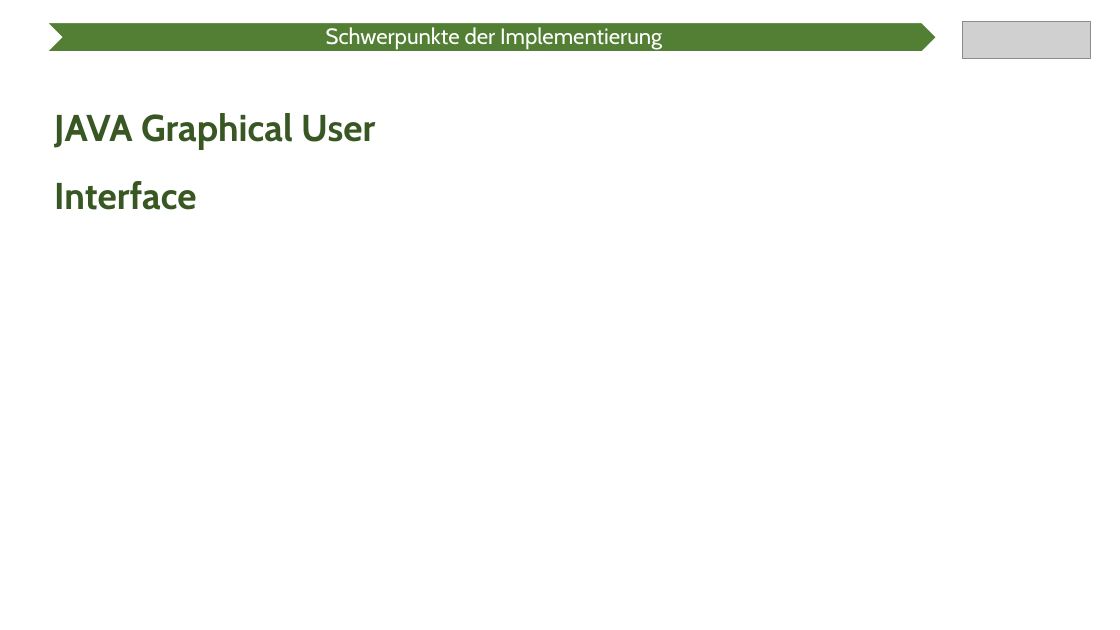
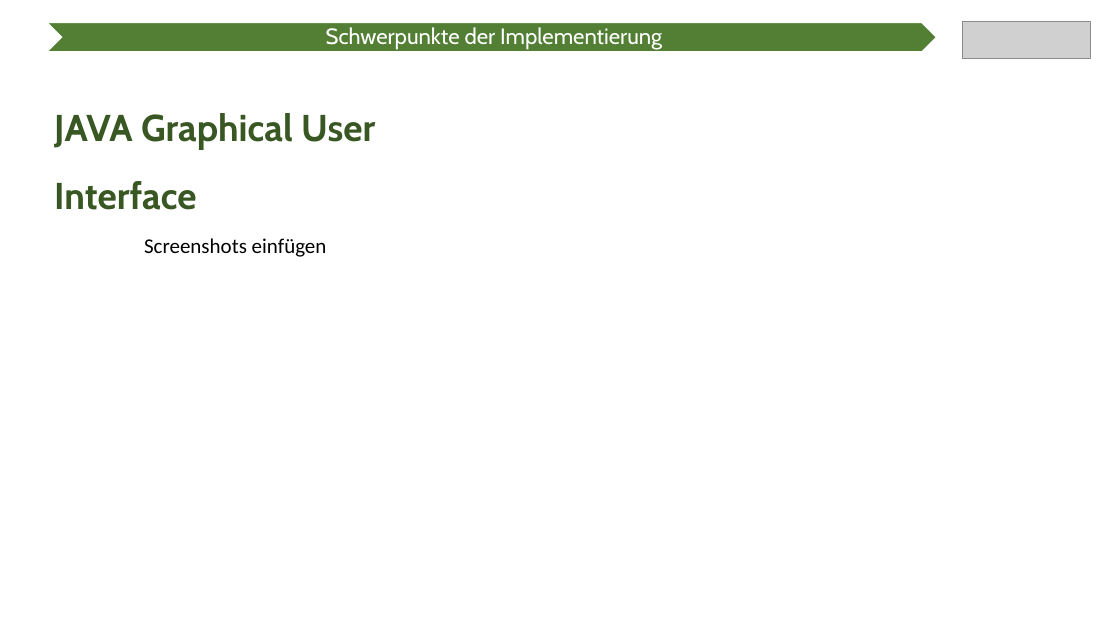
Before and after one commit to Ratoh/SAPLEXA, a slide deck: slide 7 of CavallaroAngelo/Präsentation Wahlmodulvorstellung/SAPlexa Präsentation.pptx. Drawn at 1120x630 pixels with LibreOffice and Linux fonts; fonts in the diff are those of the drawing; grey boxes stand for pictures. Boxes give left, top, right and bottom in pixels: in the first picture for what was removed or moved away, otherwise in the second. Text is boxed around its words. In the diff, an @@ line names an element or a change of style, - is before the commit and + after.

```diff
--- a/CavallaroAngelo/Präsentation Wahlmodulvorstellung/SAPlexa Präsentation.pptx
+++ b/CavallaroAngelo/Präsentation Wahlmodulvorstellung/SAPlexa Präsentation.pptx
@@ text added at [144,238,327,257], 18 pt, text #000000 @@
+Screenshots einfügen
```
Also in this commit, not shown: 2 other slides changed.
